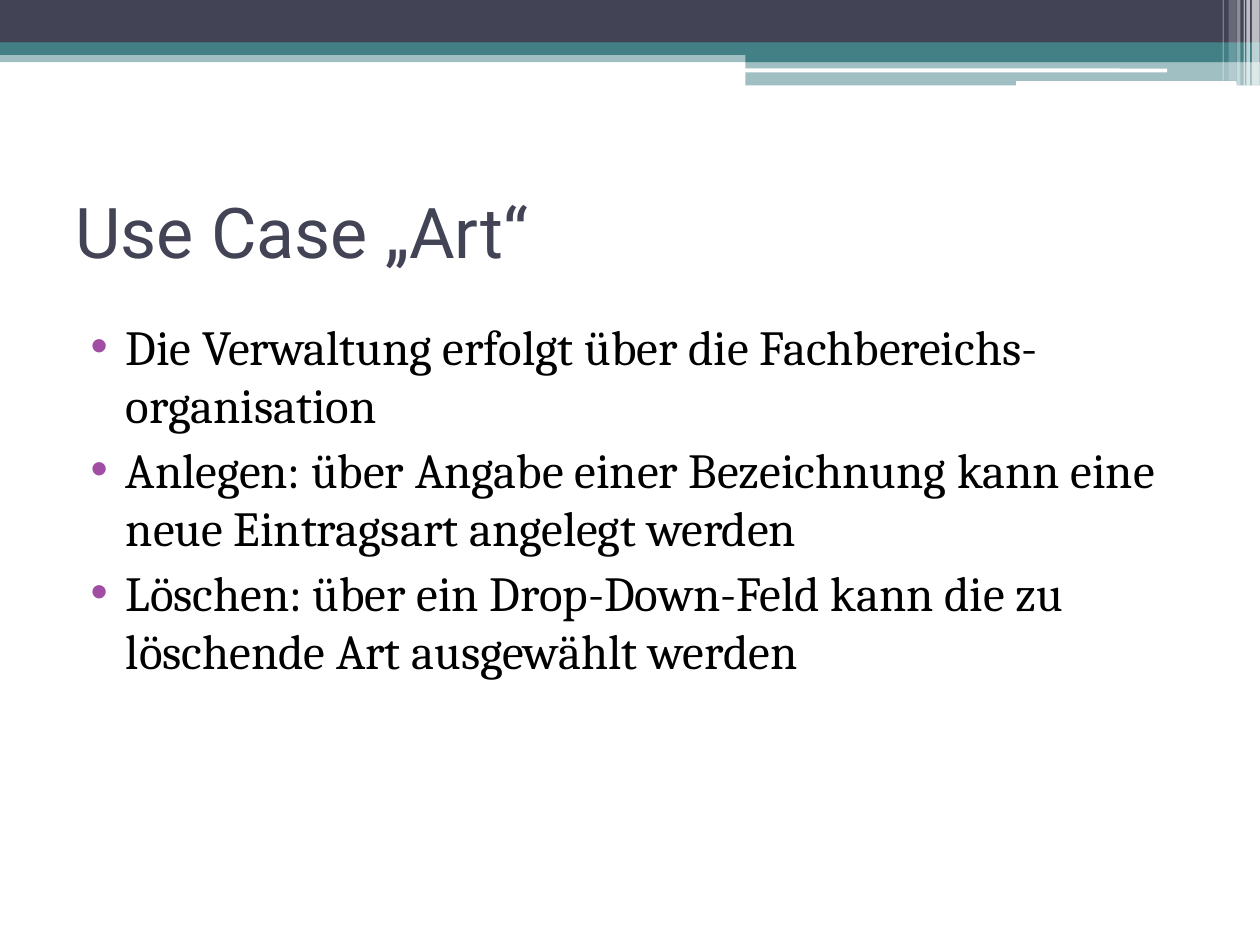
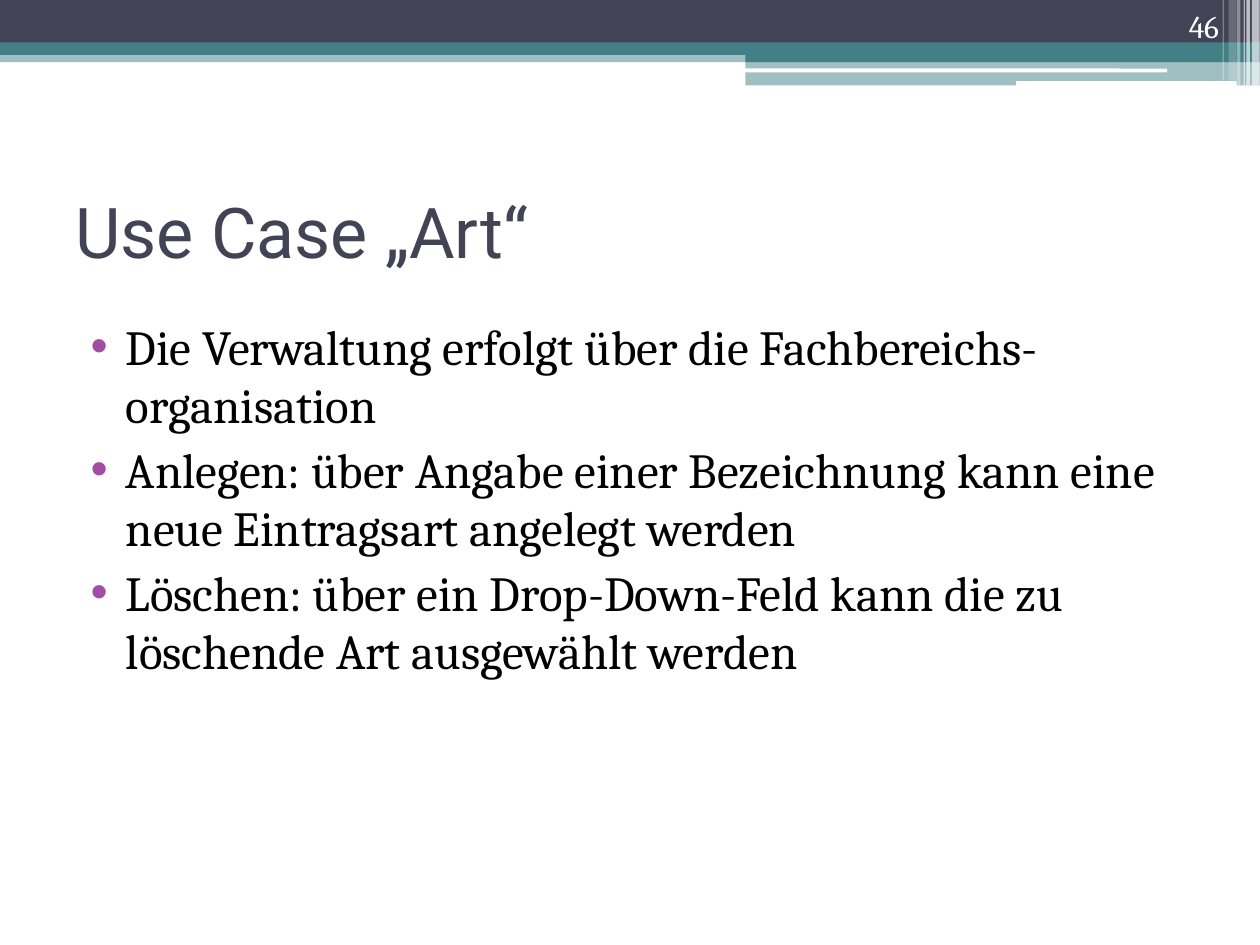
Before and after one commit to DanJoeHa/Fallstudie, a slide deck: slide 46 of Projektmanagement/Abschlusspräsentation.pptx. Drawn at 1260x945 pixels with LibreOffice and Linux fonts; fonts in the diff are those of the drawing. Boxes give left, top, right and bottom in pixels: in the first picture for what was removed or moved away, otherwise in the second. Text is boxed around its words. In the diff, an @@ line names an element or a change of style, - is before the commit and + after.

```diff
--- a/Projektmanagement/Abschlusspräsentation.pptx
+++ b/Projektmanagement/Abschlusspräsentation.pptx
@@ page number added at <box>1189,16,1219,45</box>, 18 pt, text #FFFFFF @@
+46
```
Also in this commit, not shown: 46 other slides changed.
